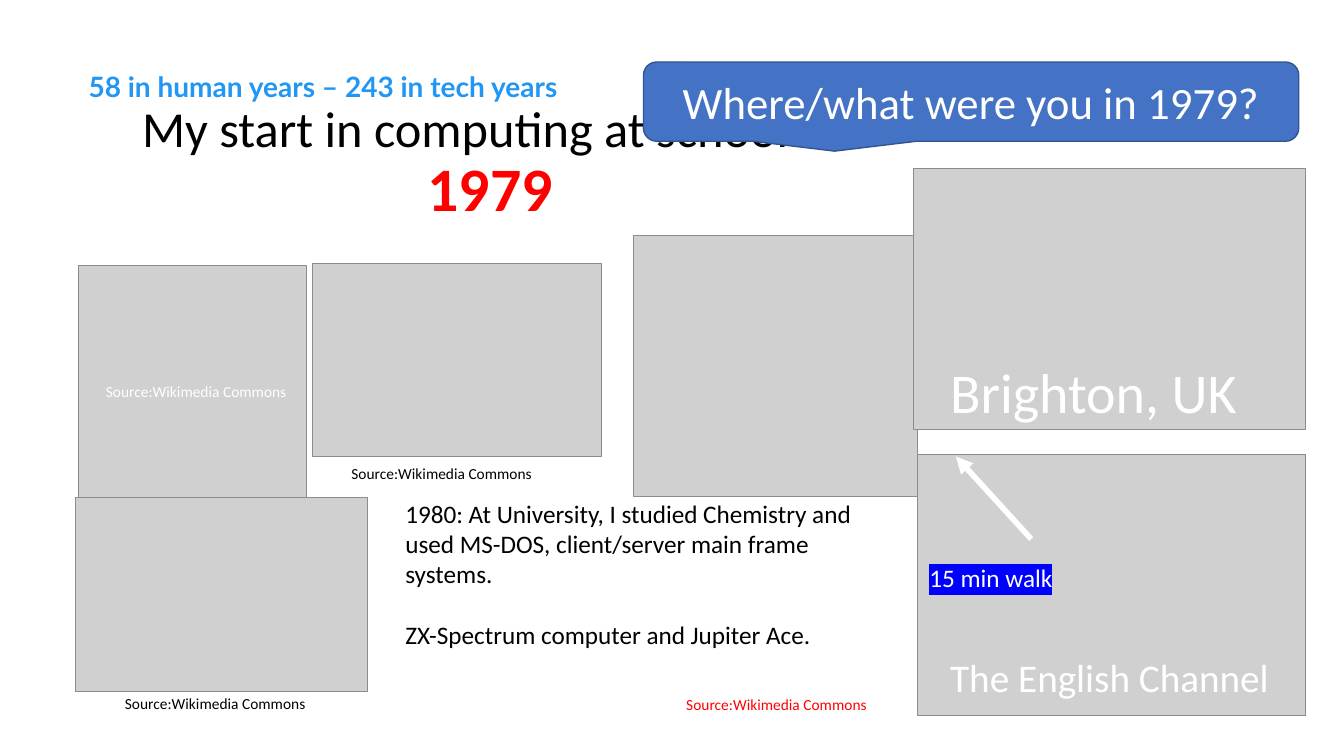
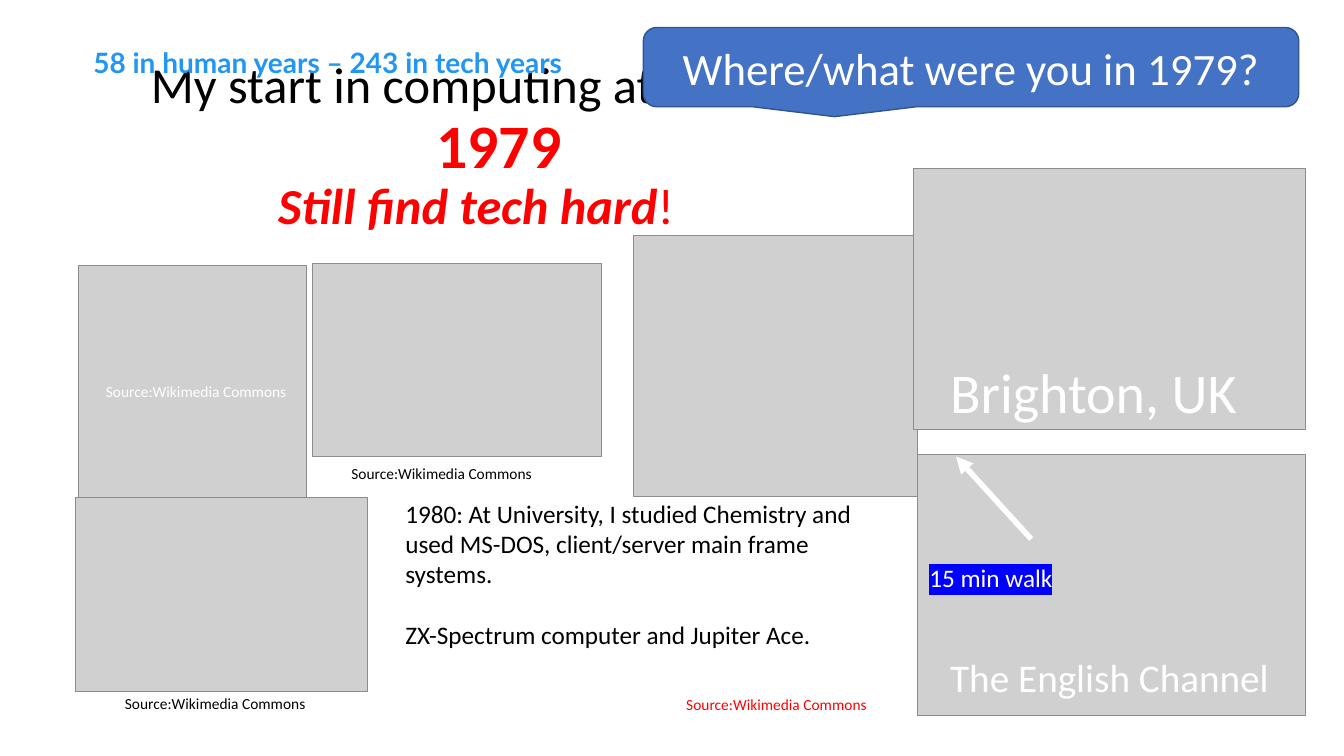
Before and after one commit to iwswordpress/WebComponents, a slide deck: slide 2 of webcomponents.pptx. Drawn at 1344x756 pixels with LibreOffice and Linux fonts; fonts in the diff are those of the drawing; grey boxes stand for pictures. Boxes give left, top, right and bottom in pixels: in the first picture for what was removed or moved away, otherwise in the second. Text is boxed around its words. In the diff, an @@ line names an element or a change of style, - is before the commit and + after.

```diff
--- a/webcomponents.pptx
+++ b/webcomponents.pptx
@@ rounded speech box "Where/what were you in 1979?" moved from (x1=643, y1=63, x2=1299, y2=142) to (x1=643, y1=27, x2=1299, y2=107) @@
@@ text "58 in human years – ..." moved from (x1=89, y1=76, x2=557, y2=102) to (x1=93, y1=52, x2=562, y2=79) @@
@@ title at (x1=151, y1=62, x2=846, y2=236): text changed @@
-My start in computing at school in 1979
+My start in computing at school in 1979
+Still find tech hard!
```
Also in this commit, not shown: 3 other slides changed, 2 slides added, 1 other file.
